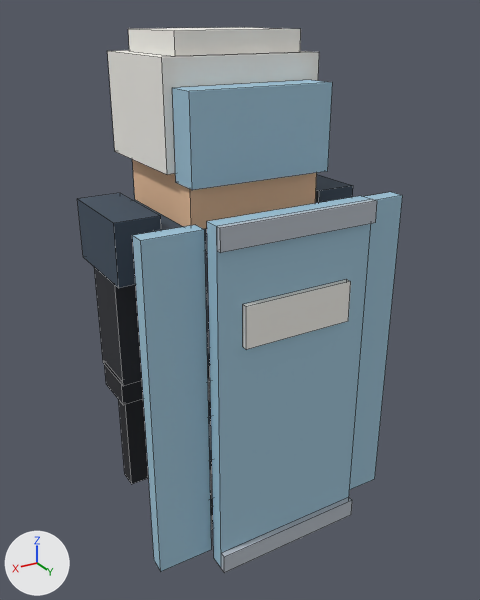
What one commit did to the FBX model Assets/_Project/Art/City/H_RiotPolice.fbx.
Camera for both pictures: a 50 mm lens placed at (0.806, 1.439, 1.361), pointed at (-0.01, 0.08, 0.682). Arrows for +X, +Y and +Z are at lower left; the lights stay in place. The older version comes first. Mesh edges are drawn as thin lines.

Objects in the first picture: 'H_RiotPolice'.
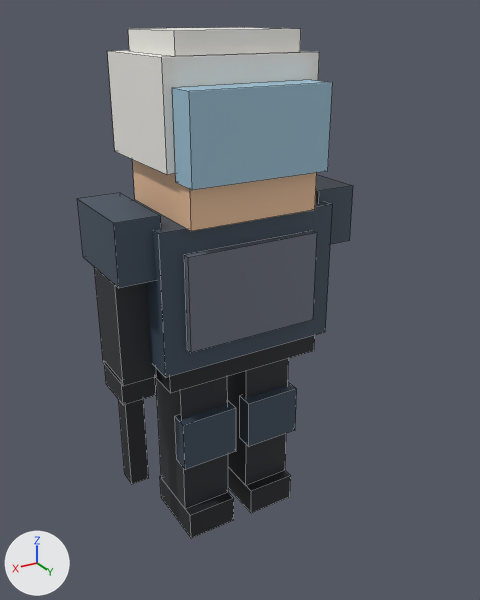
Changed parts and their boxes [x1, y1, x2, y2] in the pictures (480 x 600 px):
'H_RiotPolice', reshaped (15% narrower, 6% shorter)
    before: [78, 27, 403, 573]
    after: [78, 27, 353, 538]
part 1 of me_h_riotpolice_001, deleted (blue)
    before: [207, 196, 377, 573]
part 2 of me_h_riotpolice_001, deleted (blue)
    before: [350, 192, 403, 490]
part 3 of me_h_riotpolice_001, deleted (blue)
    before: [132, 225, 212, 571]
part 4 of me_h_riotpolice_001, deleted
    before: [243, 279, 351, 349]

The change, as a diff of the scene's bpy script:
```diff
--- a/Assets/_Project/Art/City/H_RiotPolice.fbx.py
+++ b/Assets/_Project/Art/City/H_RiotPolice.fbx.py
@@ me_h_riotpolice_001 @@
 # used by ob_h_riotpolice; location = (0.0, 0.0, 0.0)
-me_h_riotpolice_001.from_pydata(...)  # 196 vertices, 150 faces; spans x -0.34..0.34, y -0.19..0.355, z 0.0..1.33
+me_h_riotpolice_001.from_pydata(...)  # 144 vertices, 108 faces; spans x -0.33..0.33, y -0.19..0.2, z 0.0..1.33
+# me_h_riotpolice_001 part 1: the loose piece of 20 vertices spanning x -0.2..0.2, y 0.3..0.355, z 0.1..0.98 is deleted
+# me_h_riotpolice_001 part 2: the loose piece of 8 vertices spanning x -0.34..-0.2, y 0.25..0.29, z 0.12..0.96 is deleted
+# me_h_riotpolice_001 part 3: the loose piece of 8 vertices spanning x 0.2..0.34, y 0.25..0.29, z 0.12..0.96 is deleted
+# me_h_riotpolice_001 part 4: the loose piece of 8 vertices spanning x -0.14..0.14, y 0.34..0.355, z 0.7..0.8 is deleted
+# other edits to the shape of me_h_riotpolice_001 do not show in these pictures
 me_h_riotpolice_001.materials.append(mat_mat_citypalette)
```
